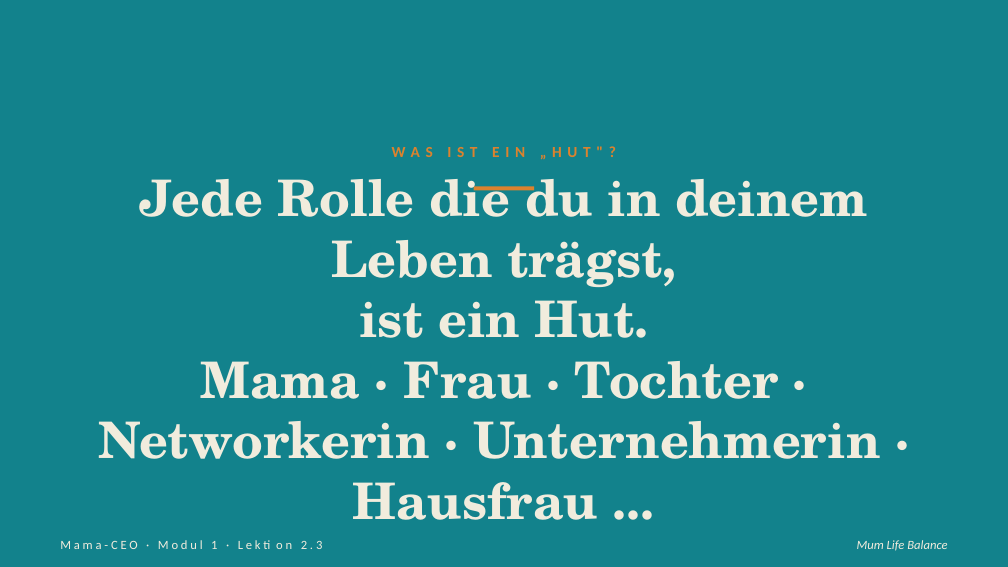
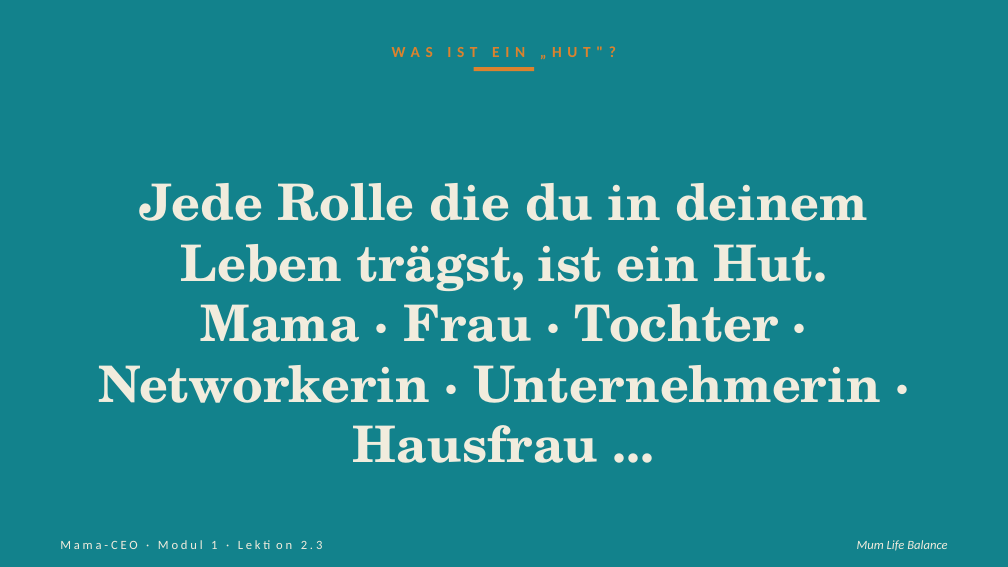
Before and after one commit to pnulmann-hue/mumlifebalance-workspace, a slide deck: slide 2 of outputs/produkte/mama-ceo/03-praesentationen/saeule-2/03-lektion-2-3.pptx. Drawn at 1008x567 pixels with LibreOffice and Linux fonts; fonts in the diff are those of the drawing. Boxes give left, top, right and bottom in pixels: in the first picture for what was removed or moved away, otherwise in the second. Text is boxed around its words. In the diff, an @@ line names an element or a change of style, - is before the commit and + after.

```diff
--- a/outputs/produkte/mama-ceo/03-praesentationen/saeule-2/03-lektion-2-3.pptx
+++ b/outputs/produkte/mama-ceo/03-praesentationen/saeule-2/03-lektion-2-3.pptx
@@ text "WAS IST EIN „HUT"?" moved from (x1=392, y1=146, x2=616, y2=159) to (x1=392, y1=46, x2=616, y2=59) @@
@@ rectangle moved from (x1=474, y1=186, x2=534, y2=191) to (x1=474, y1=68, x2=534, y2=72) @@
@@ text at (x1=139, y1=183, x2=868, y2=291): text changed @@
-Jede Rolle die du in deinem Leben trägst,
-ist ein Hut.
+Jede Rolle die du in deinem Leben trägst, ist ein Hut.
```
Also in this commit, not shown: 8 other slides changed, 32 other files.
